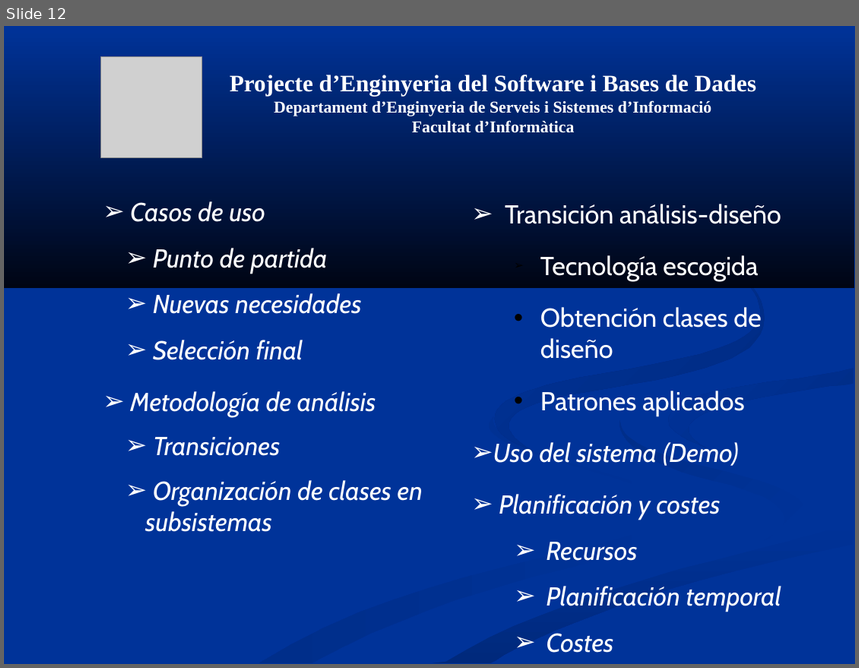
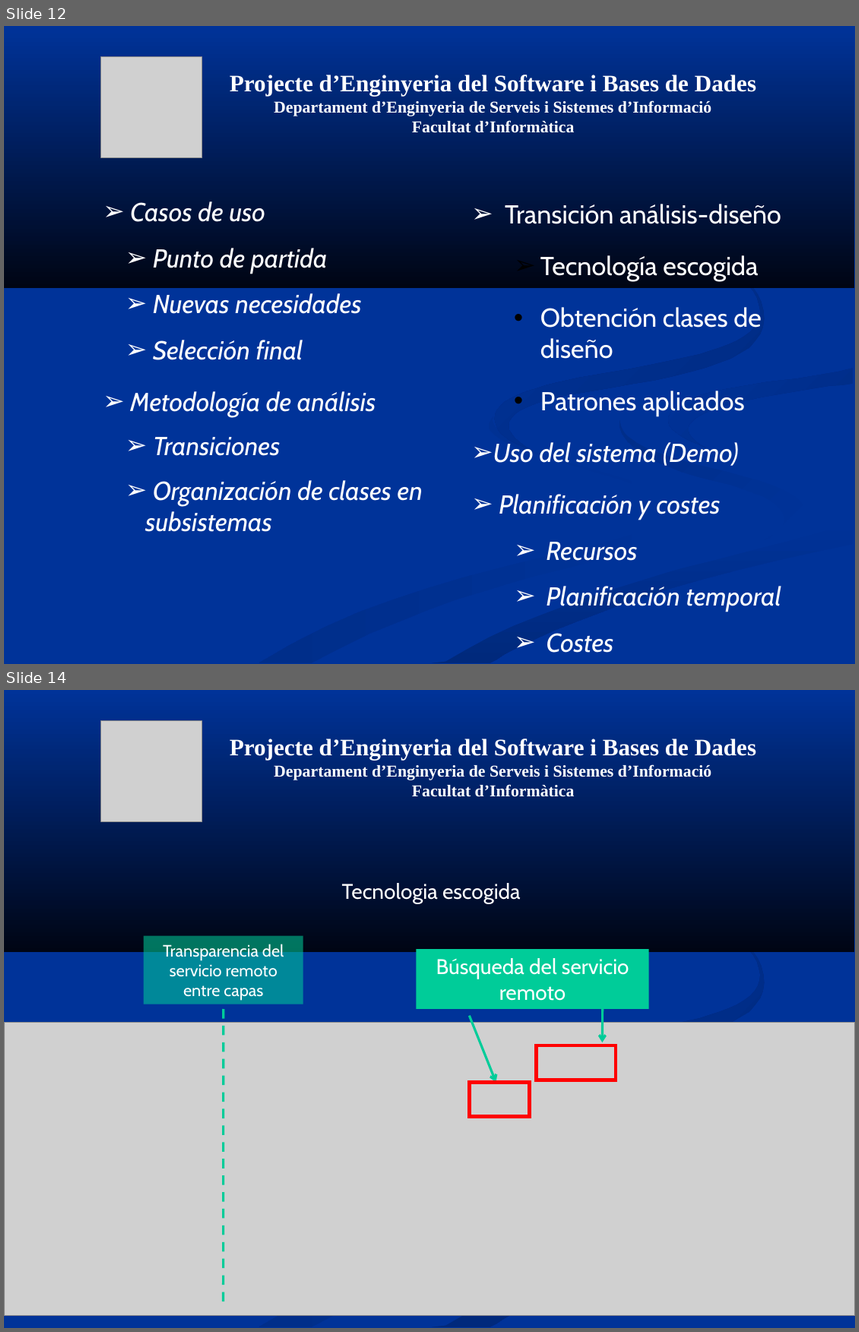
Before and after one commit to mvm9289/escfib, a slide deck: 0910Q2-08-E-1.0-Presentacion.ppt. Shown one above the other, each under a label of ours: slide 12 before the commit, slides 12 and 14 after it; the slides between them are not shown. The pictures are 859x668 and 859x1332 pixels, drawn with LibreOffice and Linux fonts; fonts in the diff are those of the drawing; grey boxes stand for pictures. Boxes give left, top, right and bottom in pixels: in the first picture for what was removed or moved away, otherwise in the second. Text is boxed around its words. In the diff, an @@ line names an element or a change of style, - is before the commit and + after.

```diff
--- a/0910Q2-08-E-1.0-Presentacion.ppt
+++ b/0910Q2-08-E-1.0-Presentacion.ppt
@@ slide 14 added at bbox=[4, 690, 855, 1328], background #003399; not listed: 5 template elements that a slide beside it also shows @@
@@ picture added at bbox=[101, 720, 202, 821] @@
@@ text added at bbox=[230, 739, 756, 797], 14 pt, text #FFFFFF, bold @@
+Projecte d’Enginyeria del Software i Bases de Dades
+Departament d’Enginyeria de Serveis i Sistemes d’Informació
+Facultat d’Informàtica
@@ text added at bbox=[342, 883, 521, 904], 18 pt, text #FFFFFF @@
+Tecnologia escogida
@@ rectangle added at bbox=[144, 936, 303, 1004], fill #00CC99 at 56% opacity, 14 pt, text #FFFFFF @@
+Transparencia del servicio remoto entre capas
@@ rectangle added at bbox=[416, 950, 648, 1009], fill #00CC99, 18 pt, text #FFFFFF @@
+Búsqueda del servicio remoto
@@ picture added at bbox=[4, 1023, 855, 1316] @@
@@ line added from (224, 1009) to (224, 1302), #00CC99 2.01 pt dashed @@
@@ arrow added from (470, 1016) to (496, 1082), #00CC99 2.01 pt @@
@@ arrow added from (602, 1009) to (602, 1043), #00CC99 2.01 pt @@
@@ rectangle added at bbox=[536, 1046, 616, 1080], outline #FF0000 3 pt @@
@@ rectangle added at bbox=[470, 1082, 529, 1116], outline #FF0000 3 pt @@
@@ slide 12 changed as well @@
@@ freeform shape at bbox=[4, 26, 854, 288]: outline redrawn @@
@@ freeform shape at bbox=[494, 224, 764, 452]: outline redrawn @@
```
Also in this commit, not shown: 20 other slides changed.
